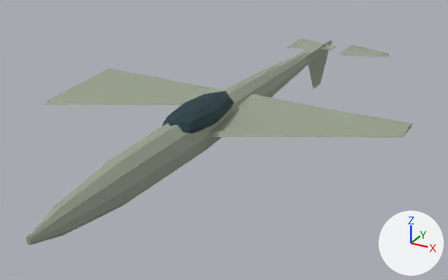
The glTF model game/assets/units/j20.glb: old version first, new version second.
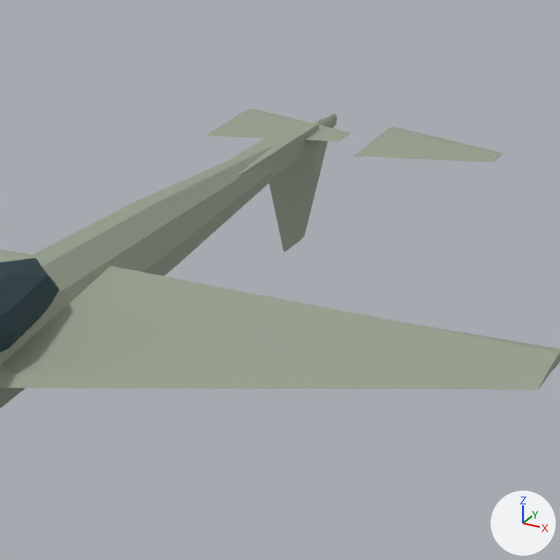
Old and new are each drawn whole from a 50 mm lens placed at (10.08, -19.14, 9.7), pointed at (-0.17, -0.5, 0.38) and again close up on the part from 48% to 92% of the width and 0% to 71% of the height. Arrows for +X, +Y and +Z are at lower right; the lights stay in place. The first two pictures are the older version. Where no turn or scale is listed for an object, it has been applied to the vertices.

The first close-up shows 'Cockpit', 'Elevator_L', 'Elevator_R', 'Fuselage', 'Rudder', 'TailBoom', 'Wing_R' and 1 more.
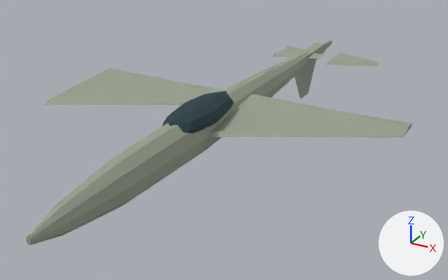
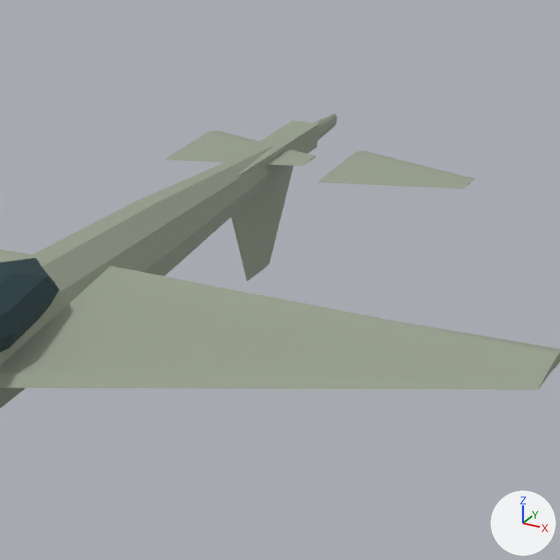
Diff of the bpy script that builds the scene:
```diff
--- a/game/assets/units/j20.glb.py
+++ b/game/assets/units/j20.glb.py
@@ ob_elevator_l @@
 ob_elevator_l = bpy.data.objects.new('Elevator_L', me_elevator_l)
-ob_elevator_l.location = (-1.3, 8.74, 1.79)
+ob_elevator_l.location = (-1.3, 7.07, 1.79)
@@ ob_elevator_r @@
 ob_elevator_r = bpy.data.objects.new('Elevator_R', me_elevator_r)
-ob_elevator_r.location = (1.3, 8.74, 1.79)
+ob_elevator_r.location = (1.3, 7.07, 1.79)
@@ ob_rudder @@
 ob_rudder = bpy.data.objects.new('Rudder', me_rudder)
-ob_rudder.location = (0.0, 8.74, 1.7)
+ob_rudder.location = (0.0, 7.07, 1.7)
```

Changed parts and their boxes (x1, y1, x2, y2) in the close-ups (560 x 560 px):
'Rudder', moved
    before: (269, 140, 328, 252)
    after: (231, 165, 294, 281)
'Elevator_R', moved
    before: (355, 127, 503, 162)
    after: (319, 150, 474, 189)
'Elevator_L', moved
    before: (207, 109, 351, 141)
    after: (165, 130, 317, 166)
